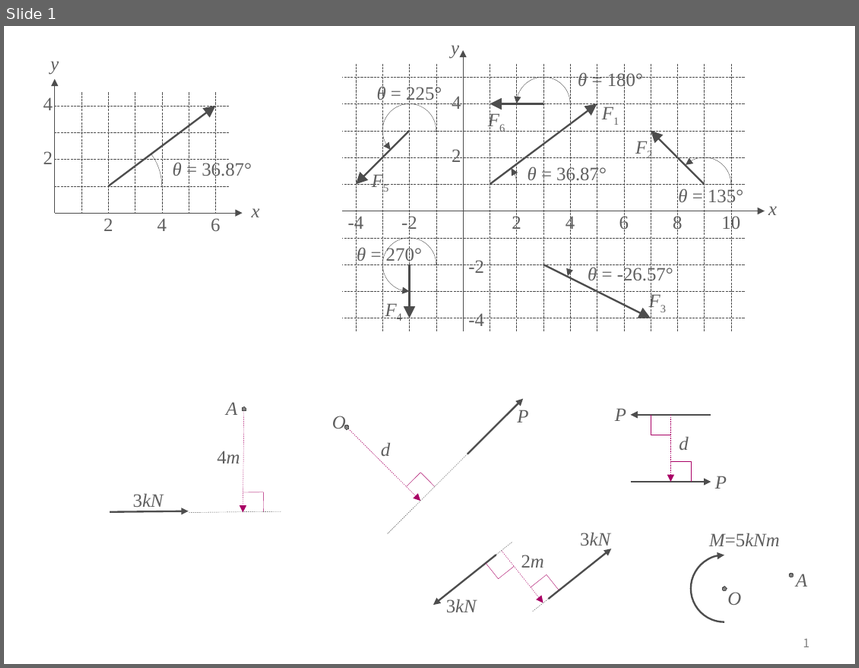
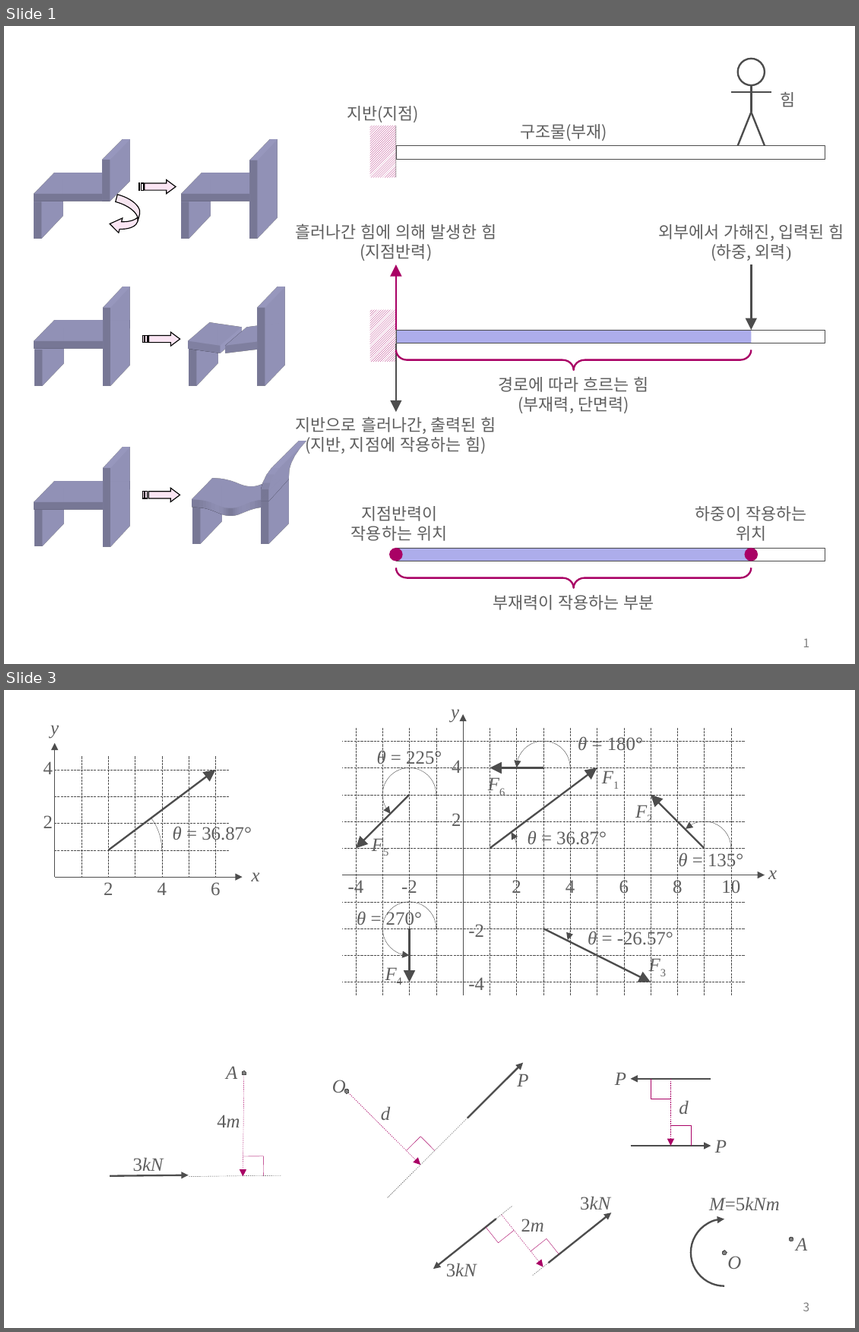
Before and after one commit to ironbell87/structural_mechanics_II, a slide deck: figures.pptx. Shown one above the other, each under a label of ours: slide 1 before the commit, slides 1 and 3 after it; the slides between them are not shown. The pictures are 859x668 and 859x1332 pixels, drawn with LibreOffice and Linux fonts; fonts in the diff are those of the drawing. Boxes give left, top, right and bottom in pixels: in the first picture for what was removed or moved away, otherwise in the second. Text is boxed around its words. In the diff, an @@ line names an element or a change of style, - is before the commit and + after.

```diff
--- a/figures.pptx
+++ b/figures.pptx
@@ slide 1 added at bbox=[4, 26, 855, 664], background #FFFFFF; not listed: 1 template element that a slide beside it also shows @@
@@ group added at bbox=[295, 59, 844, 610]: 10 texts, 7 rectangles, 6 lines, 3 arrows, 3 ellipses, 2 right braces @@
+외부에서 가해진, 입력된 힘
+(하중, 외력)
+지반으로 흘러나간, 출력된 힘
+(지반, 지점에 작용하는 힘)
+흘러나간 힘에 의해 발생한 힘
+(지점반력)
+경로에 따라 흐르는 힘
+(부재력, 단면력)
+하중이 작용하는 위치
+지점반력이 작용하는 위치
+부재력이 작용하는 부분
+지반(지점)
+구조물(부재)
+힘
@@ group added at bbox=[34, 139, 277, 238]: 6 parallelograms, 1 curved left arrow, 1 freeform shape @@
@@ group added at bbox=[34, 287, 284, 386]: 5 parallelograms, 3 freeform shapes @@
@@ group added at bbox=[34, 442, 305, 547]: 5 parallelograms, 3 freeform shapes @@
@@ what was slide 1 is now slide 3 @@
@@ page number at bbox=[804, 1303, 810, 1312]: text changed @@
-1
+3
```
Also in this commit, not shown: 1 other slide added, 46 other files.
